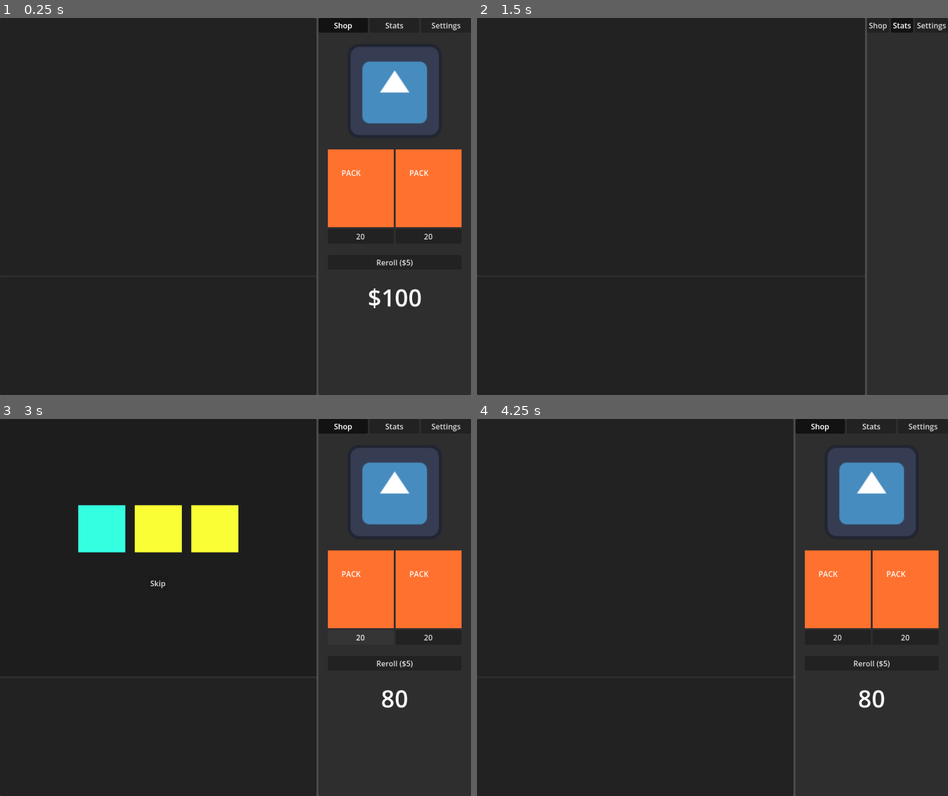
Above: before the commit, frames 1-4 (two rows, left to right).
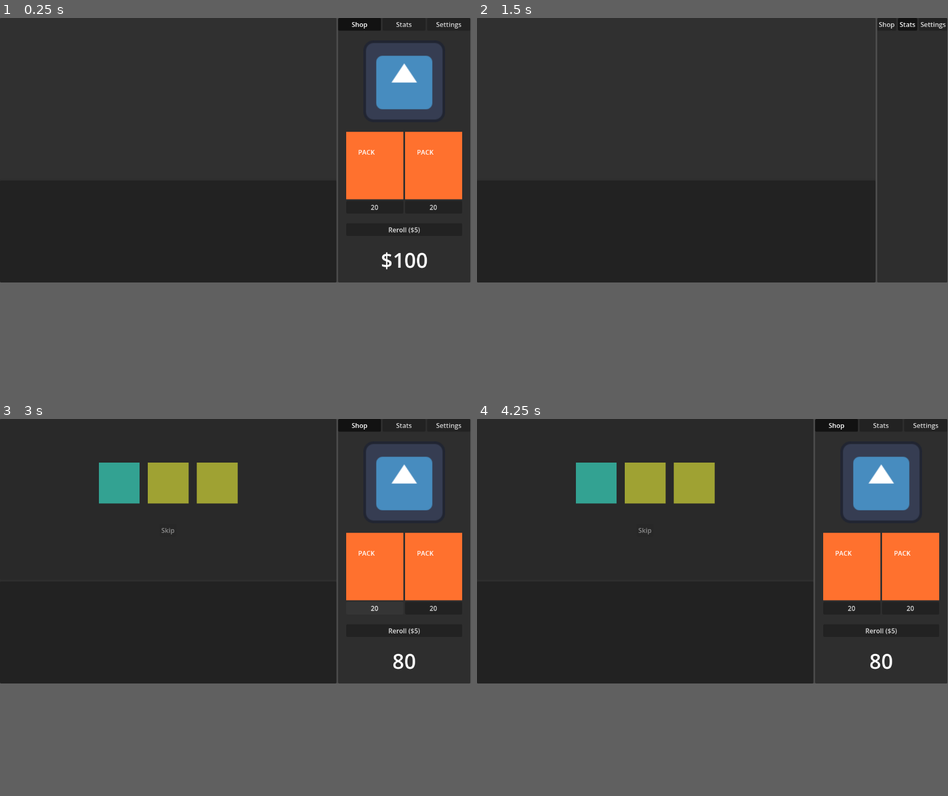
Above: after the commit, the same moments.

Repository: followthedopamine/card-battler
Game: Godot game, scene res://scenes/main.tscn
Same seed, same stepped clock (60 frames per second), same inputs: the game is played once before the commit and once after it. The engine's default icon, where the game draws it, is replaced by a stand-in: a white triangle on a blue panel in a dark square.
Inputs:
- Up to frame 1 (0.25 s): no input
- Up to frame 2 (1.5 s): click "Shop" at 0.5 s; click "Stats" at 1.25 s
- Up to frame 3 (3 s): click "Shop" at 2 s; click "20" at 2.75 s
- Up to frame 4 (4.25 s): click "Skip" at 3.5 s
The window is 800x640 before the commit and 799x449 after it. Grey fills any space a smaller window leaves; there, only what the larger window draws over its background counts as a difference.

The runs differ from the first frame. In frame 1, 8.3% of the frame differs, in the area x 0-100%, y 0-100%; in frame 2, 0.7%; in frame 3, 15%; in frame 4, 11%.

Commit message:
chore(timer): basic global timer

Diff:
--- a/autoloads/SignalBus.gd
+++ b/autoloads/SignalBus.gd
@@ -3,3 +3,6 @@
 # Shop signals
 signal currency_changed
 signal pack_opened
+
+# Timer signal
+signal game_tick
--- a/project.godot
+++ b/project.godot
@@ -20,10 +20,9 @@
 PlayerManager="*res://autoloads/PlayerManager.gd"
 SignalBus="*res://autoloads/SignalBus.gd"
 
-[display]
+[global_group]
 
-window/size/viewport_width=1000
-window/size/viewport_height=800
+GlobalTimer=""
 
 [rendering]
 
--- /dev/null
+++ b/scenes/main.gd
@@ -0,0 +1,7 @@
+extends Control
+
+var current_tick = 0
+
+func _on_global_timer_timeout() -> void:
+  current_tick += 1
+  SignalBus.emit_signal("game_tick", current_tick);
--- a/scenes/main.tscn
+++ b/scenes/main.tscn
@@ -1,7 +1,8 @@
-[gd_scene load_steps=3 format=3 uid="uid://d2fckbvtof2w3"]
+[gd_scene load_steps=4 format=3 uid="uid://d2fckbvtof2w3"]
 
-[ext_resource type="PackedScene" uid="uid://b653dafp8uotu" path="res://scenes/play_panel_container.tscn" id="1_0xm2m"]
+[ext_resource type="PackedScene" uid="uid://b653dafp8uotu" path="res://scenes/play_panel.tscn" id="1_0xm2m"]
 [ext_resource type="PackedScene" uid="uid://ddmjclkybk575" path="res://scenes/right_panel/RightPanel.tscn" id="1_ig7tw"]
+[ext_resource type="Script" uid="uid://dmlrayuv3piks" path="res://scenes/main.gd" id="1_sugp2"]
 
 [node name="Main" type="Control"]
 layout_mode = 3
@@ -10,6 +11,7 @@
 anchor_bottom = 1.0
 grow_horizontal = 2
 grow_vertical = 2
+script = ExtResource("1_sugp2")
 
 [node name="HBoxContainer" type="HBoxContainer" parent="."]
 layout_mode = 1
@@ -35,3 +37,8 @@
 
 [node name="RightPanelContainer" parent="HBoxContainer" instance=ExtResource("1_ig7tw")]
 layout_mode = 2
+
+[node name="GlobalTimer" type="Timer" parent="." groups=["GlobalTimer"]]
+autostart = true
+
+[connection signal="timeout" from="GlobalTimer" to="." method="_on_global_timer_timeout"]
--- /dev/null
+++ b/scenes/play_panel.gd
@@ -0,0 +1,9 @@
+extends PanelContainer
+
+
+func _ready() -> void:
+  SignalBus.game_tick.connect(_on_game_tick)
+
+
+func _on_game_tick(current_tick):
+  print("current_tick:", current_tick)
--- /dev/null
+++ b/scenes/play_panel.tscn
@@ -0,0 +1,47 @@
+[gd_scene load_steps=5 format=3 uid="uid://b653dafp8uotu"]
+
+[ext_resource type="Script" uid="uid://cmkv7da2ilckk" path="res://scenes/play_panel.gd" id="1_jgck7"]
+[ext_resource type="PackedScene" uid="uid://dnvmslc0lunfw" path="res://scenes/packs/pack_opening/PackOpening.tscn" id="1_x324g"]
+
+[sub_resource type="StyleBoxFlat" id="StyleBoxFlat_1fi6o"]
+bg_color = Color(1, 1, 1, 0)
+
+[sub_resource type="StyleBoxFlat" id="StyleBoxFlat_jgck7"]
+bg_color = Color(0.20033002, 0.20033002, 0.20032999, 0.45490196)
+
+[node name="PlayPanelContainer" type="PanelContainer"]
+anchors_preset = -1
+anchor_left = 0.002
+anchor_right = 0.002
+offset_left = -2.3040001
+offset_right = 830.696
+offset_bottom = 404.0
+grow_horizontal = 2
+grow_vertical = 2
+size_flags_vertical = 3
+theme_override_styles/panel = SubResource("StyleBoxFlat_1fi6o")
+script = ExtResource("1_jgck7")
+
+[node name="PackOpeningPanelContainer" parent="." instance=ExtResource("1_x324g")]
+layout_mode = 2
+
+[node name="Panel" type="Panel" parent="."]
+layout_mode = 2
+theme_override_styles/panel = SubResource("StyleBoxFlat_jgck7")
+
+[node name="HBoxContainer" type="HBoxContainer" parent="Panel"]
+layout_mode = 1
+anchors_preset = 15
+anchor_right = 1.0
+anchor_bottom = 1.0
+grow_horizontal = 2
+grow_vertical = 2
+metadata/_edit_use_anchors_ = true
+
+[node name="PlayerSide" type="Control" parent="Panel/HBoxContainer"]
+layout_mode = 2
+size_flags_horizontal = 3
+
+[node name="EnemySide" type="Control" parent="Panel/HBoxContainer"]
+layout_mode = 2
+size_flags_horizontal = 3
--- a/scenes/play_panel_container.tscn
+++ /dev/null
@@ -1,10 +0,0 @@
-[gd_scene load_steps=2 format=3 uid="uid://b653dafp8uotu"]
-
-[ext_resource type="PackedScene" uid="uid://dnvmslc0lunfw" path="res://scenes/packs/pack_opening/PackOpening.tscn" id="1_x324g"]
-
-[node name="PlayPanelContainer" type="PanelContainer"]
-size_flags_vertical = 3
-
-[node name="PackOpeningPanelContainer" parent="." instance=ExtResource("1_x324g")]
-visible = false
-layout_mode = 2
Not shown, added: scenes/main.gd.uid
Not shown, added: scenes/play_panel.gd.uid
